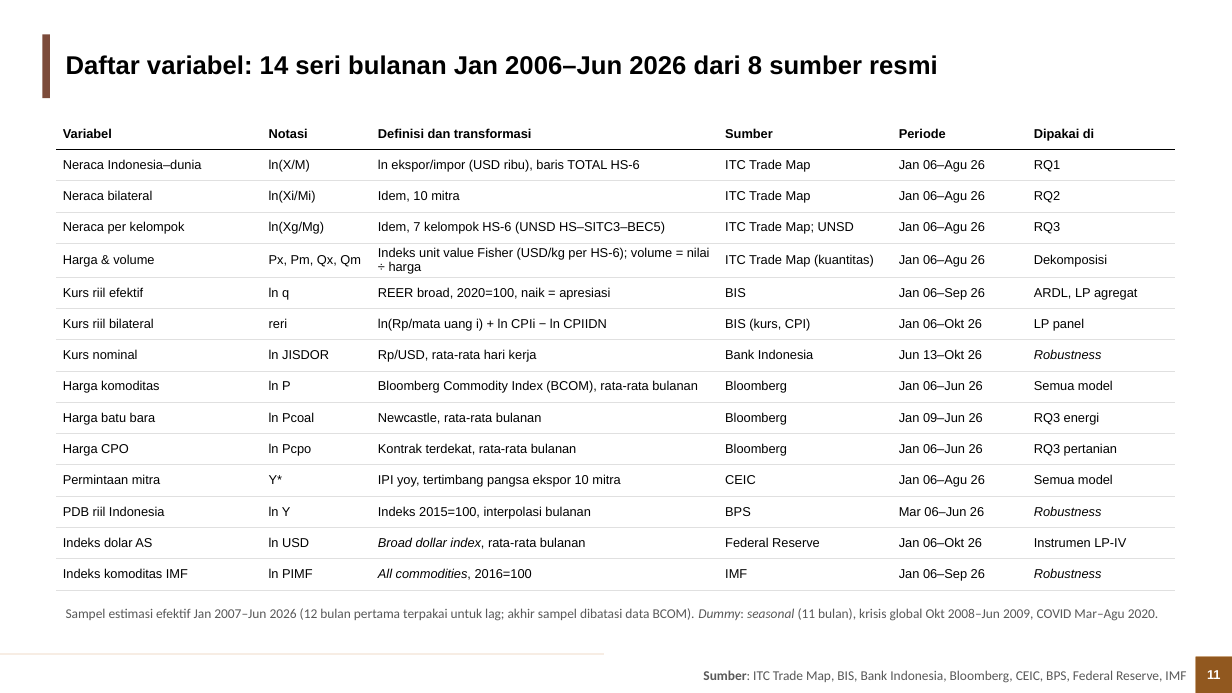
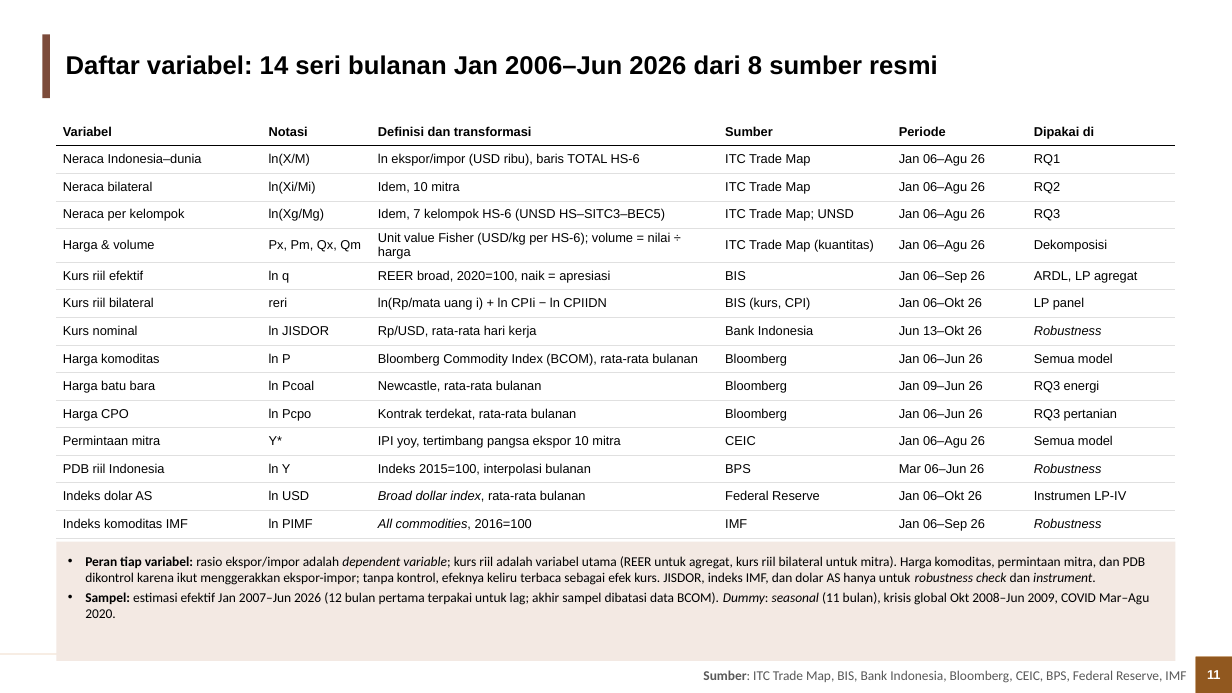
Before and after one commit to muhamadhaikal128/Pengaruh-Depresiasi-Rupiah-Terhadap-Trade-Balance, a slide deck: slide 11 of Haikal/output/3_ppt/Depresiasi_Rupiah_Trade_Balance.pptx. Drawn at 1232x693 pixels with LibreOffice and Linux fonts; fonts in the diff are those of the drawing; background and template pictures are left out. Boxes give left, top, right and bottom in pixels: in the first picture for what was removed or moved away, otherwise in the second. Text is boxed around its words. In the diff, an @@ line names an element or a change of style, - is before the commit and + after.

```diff
--- a/Haikal/output/3_ppt/Depresiasi_Rupiah_Trade_Balance.pptx
+++ b/Haikal/output/3_ppt/Depresiasi_Rupiah_Trade_Balance.pptx
@@ table at [56,118,1176,535] @@
-row 5, column 3: Indeks unit value Fisher (USD/kg per HS-6); volume = nilai ÷ harga
+row 5, column 3: Unit value Fisher (USD/kg per HS-6); volume = nilai ÷ harga
@@ borders changed @@
@@ rectangle "Peran tiap variabel: rasio ekspor/impor ...": place and size @@
-rectangle "Peran tiap variabel: rasio ekspor/impor ..." at [66,608,1158,621]
+rectangle "Peran tiap variabel: rasio ekspor/impor ..." at [56,542,1176,661]
@@ rectangle "Peran tiap variabel: rasio ekspor/impor ..." at [56,542,1176,661]: fill none to #F3E9E3 @@
@@ text in rectangle at [85,556,1149,618]: text changed; text colour #595959 to #000000 @@
-Sampel estimasi efektif Jan 2007–Jun 2026 (12 bulan pertama terpakai untuk lag; akhir sampel dibatasi data BCOM). Dummy: seasonal (11 bulan), krisis global Okt 2008–Jun 2009, COVID Mar–Agu 2020.
+• Peran tiap variabel: rasio ekspor/impor adalah dependent variable; kurs riil adalah variabel utama (REER untuk agregat, kurs riil bilateral untuk mitra). Harga komoditas, permintaan mitra, dan PDB dikontrol karena ikut menggerakkan ekspor-impor; tanpa kontrol, efeknya keliru terbaca sebagai efek kurs. JISDOR, indeks IMF, dan dolar AS hanya untuk robustness check dan instrument.
+• Sampel: estimasi efektif Jan 2007–Jun 2026 (12 bulan pertama terpakai untuk lag; akhir sampel dibatasi data BCOM). Dummy: seasonal (11 bulan), krisis global Okt 2008–Jun 2009, COVID Mar–Agu 2020.
```
Also in this commit, not shown: 36 other slides changed, 2 slides added, 6 other files.
